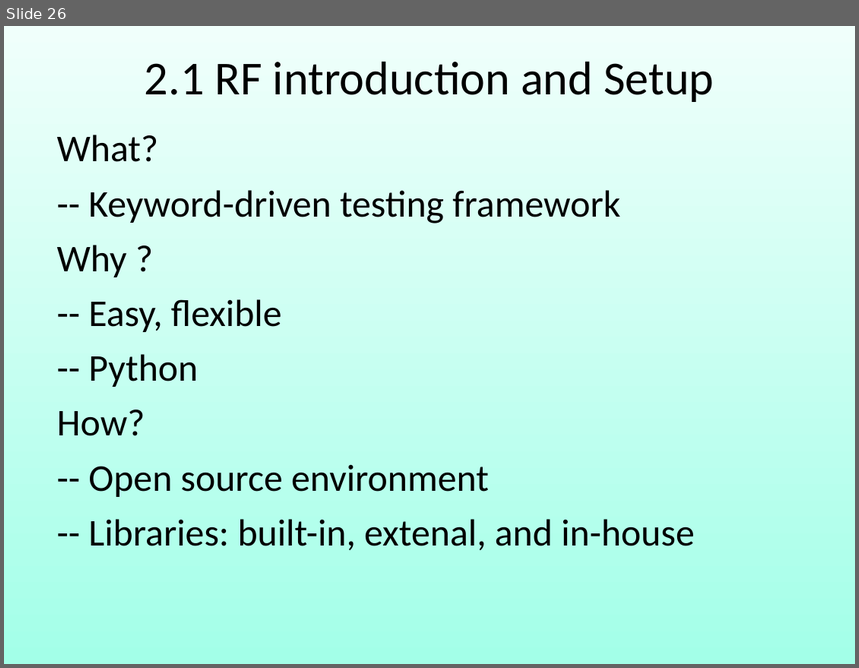
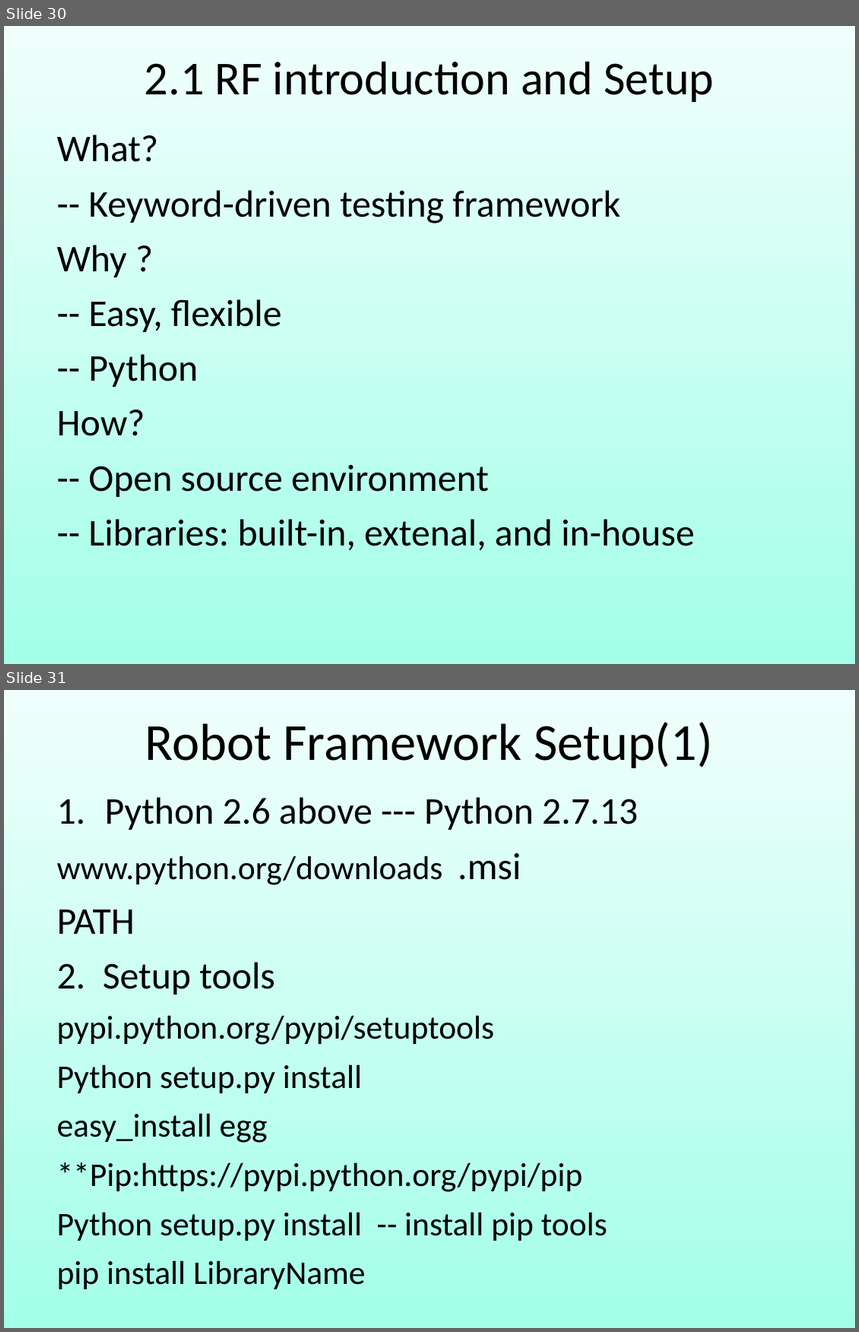
Before and after one commit to robin3795/Data, a slide deck: 2018_1.ppt. Shown one above the other, each under a label of ours: slide 26 before the commit, slides 30 and 31 after it. The pictures are 859x668 and 859x1332 pixels, drawn with LibreOffice and Linux fonts; fonts in the diff are those of the drawing. Boxes give left, top, right and bottom in pixels: in the first picture for what was removed or moved away, otherwise in the second. Text is boxed around its words. In the diff, an @@ line names an element or a change of style, - is before the commit and + after.

```diff
--- a/2018_1.ppt
+++ b/2018_1.ppt
@@ slide 31 added at (4, 690, 855, 1328), background gradient #F0FFFB to #A3FFE8 @@
@@ free added at (47, 716, 813, 764), 44 pt, text #000000 @@
+Robot Framework Setup(1)
@@ free added at (44, 782, 815, 1298), 28 pt, text #000000 @@
+1. Python 2.6 above --- Python 2.7.13
+www.python.org/downloads .msi
+PATH
+2. Setup tools
+pypi.python.org/pypi/setuptools
+Python setup.py install
+easy_install egg
+**Pip:https://pypi.python.org/pypi/pip
+Python setup.py install -- install pip tools
+pip install LibraryName
@@ what was slide 26 is now slide 30 @@
```
Also in this commit, not shown: 3 slides changed, 4 other slides added, 1 slide removed.
